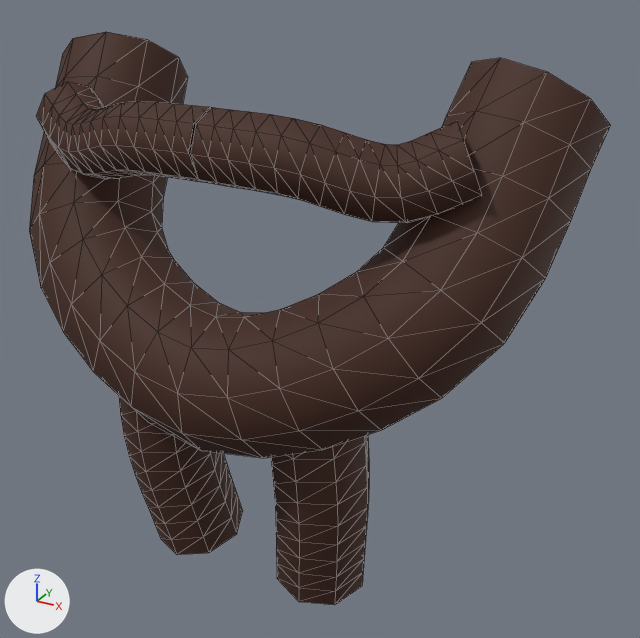
What one commit did to the glTF model ui/public/assets/models/avatars/beards/full_viking.glb.
Camera for both pictures: a camera (50 mm lens) standing at (0.183, -0.357, 0.152) and looking at (0.02, -0.061, 0.004). Every picture has the same lights, and +X, +Y and +Z are marked at lower left. The picture after the commit comes second. Mesh edges are drawn as thin lines. Where no turn or scale is listed for an object, it has been applied to the vertices. Vertices at exactly the same position are counted once.

In view in the first picture: 'mustache_-1', 'mustache_1', 'viking_braid_-1', 'viking_braid_1', 'viking_cheek_wrap'.
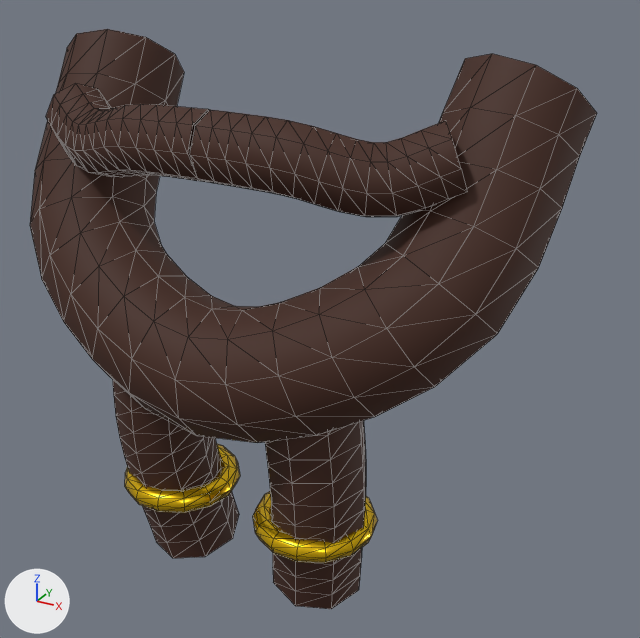
Changed parts and their boxes (x1, y1, x2, y2) in the pictures (640 x 638 px):
'viking_cheek_wrap', reshaped
    before: (29, 32, 611, 458)
    after: (30, 29, 597, 443)
'mustache_1', reshaped (7% shorter)
    before: (191, 107, 482, 223)
    after: (190, 109, 467, 217)
'viking_braid_1', reshaped
    before: (271, 435, 369, 605)
    after: (265, 420, 366, 609)
'viking_braid_-1', reshaped
    before: (119, 396, 243, 555)
    after: (113, 380, 239, 558)
'mustache_-1', reshaped (6% narrower)
    before: (36, 82, 213, 184)
    after: (46, 83, 212, 183)
'viking_clasp_1', added (yellow)
    after: (253, 491, 378, 563)
'viking_clasp_-1', added (yellow)
    after: (125, 444, 240, 513)

The change, as a list of edits to the scene's bpy script:
```text
Add mat_mat_metal:
    mat_mat_metal = principled_material('mat_metal')
    mat_mat_metal.base_color = (0.956, 0.604, 0.0075)  # yellow #facc15
    mat_mat_metal.metallic = 0.84
    mat_mat_metal.roughness = 0.26
Change me_mustache__1:
    used by ob_mustache__1; location = (0.0, 0.0, 0.0)
    remove me_mustache__1.from_pydata(...)  # 104 vertices, 192 faces; spans x -0.0945..0.0006, y -0.1166..-0.0698, z 0.0608..0.0957
    add me_mustache__1.from_pydata(...)  # 104 vertices, 192 faces; spans x -0.0893..0.0006, y -0.117..-0.0706, z 0.0621..0.0953
    me_mustache__1 part 1: 104 of 104 vertices moved; they spanned x -0.0945..0.0006, y -0.1166..-0.0698, z 0.0608..0.0957 and now span x -0.0893..0.0006, y -0.117..-0.0706, z 0.0621..0.0953; mean shift (0.0024, -0.0007, 0.0003)
Change me_mustache_1:
    used by ob_mustache_1; location = (0.0, 0.0, 0.0)
    remove me_mustache_1.from_pydata(...)  # 104 vertices, 192 faces; spans x -0.0006..0.0945, y -0.1166..-0.0698, z 0.0608..0.0957
    add me_mustache_1.from_pydata(...)  # 104 vertices, 192 faces; spans x -0.0006..0.0893, y -0.117..-0.0706, z 0.0621..0.0953
    me_mustache_1 part 2: 104 of 104 vertices moved; they spanned x -0.0006..0.0945, y -0.1166..-0.0698, z 0.0608..0.0957 and now span x -0.0006..0.0893, y -0.117..-0.0706, z 0.0621..0.0953; mean shift (-0.0024, -0.0007, 0.0003)
Change me_viking_cheek_wrap:
    used by ob_viking_cheek_wrap; location = (0.0, 0.0, 0.0)
    remove me_viking_cheek_wrap.from_pydata(...)  # 190 vertices, 360 faces; spans x -0.122..0.122, y -0.132..-0.012, z -0.038..0.112
    add me_viking_cheek_wrap.from_pydata(...)  # 190 vertices, 360 faces; spans x -0.118..0.118, y -0.133..-0.017, z -0.03..0.113
    me_viking_cheek_wrap part 3: 190 of 190 vertices moved; they spanned x -0.122..0.122, y -0.132..-0.012, z -0.038..0.112 and now span x -0.118..0.118, y -0.133..-0.017, z -0.03..0.113; mean shift (0.0, -0.003, 0.004)
Change me_viking_braid__1:
    used by ob_viking_braid__1; location = (0.0, 0.0, 0.0)
    remove me_viking_braid__1.from_pydata(...)  # 104 vertices, 192 faces; spans x -0.058..-0.0121, y -0.115..-0.0623, z -0.109..0.0116
    add me_viking_braid__1.from_pydata(...)  # 104 vertices, 192 faces; spans x -0.058..-0.0121, y -0.118..-0.0653, z -0.1089..0.0136
    me_viking_braid__1 part 4: 104 of 104 vertices moved; they spanned x -0.058..-0.0121, y -0.115..-0.0623, z -0.109..0.0116 and now span x -0.058..-0.0121, y -0.118..-0.0653, z -0.1089..0.0136; mean shift (0.0, -0.0029, 0.001)
Change me_viking_braid_1:
    used by ob_viking_braid_1; location = (0.0, 0.0, 0.0)
    remove me_viking_braid_1.from_pydata(...)  # 104 vertices, 192 faces; spans x 0.0121..0.058, y -0.115..-0.0623, z -0.109..0.0116
    add me_viking_braid_1.from_pydata(...)  # 104 vertices, 192 faces; spans x 0.0121..0.058, y -0.118..-0.0653, z -0.1089..0.0136
    me_viking_braid_1 part 5: 104 of 104 vertices moved; they spanned x 0.0121..0.058, y -0.115..-0.0623, z -0.109..0.0116 and now span x 0.0121..0.058, y -0.118..-0.0653, z -0.1089..0.0136; mean shift (0.0, -0.0029, 0.001)
Add me_viking_clasp_1:
    me_viking_clasp_1.from_pydata(...)  # 135 vertices, 224 faces; spans x -0.026..0.026, y -0.0253..0.0253, z -0.005..0.005
    me_viking_clasp_1.materials.append(mat_mat_metal)  # yellow #facc15
Add ob_viking_clasp_1:
    ob_viking_clasp_1 = bpy.data.objects.new('viking_clasp_1', me_viking_clasp_1)
    ob_viking_clasp_1.location = (0.034, -0.091, -0.072)
Add ob_viking_clasp__1:
    ob_viking_clasp__1 = bpy.data.objects.new('viking_clasp_-1', me_viking_clasp_1.copy())
    ob_viking_clasp__1.location = (-0.034, -0.091, -0.072)
```
